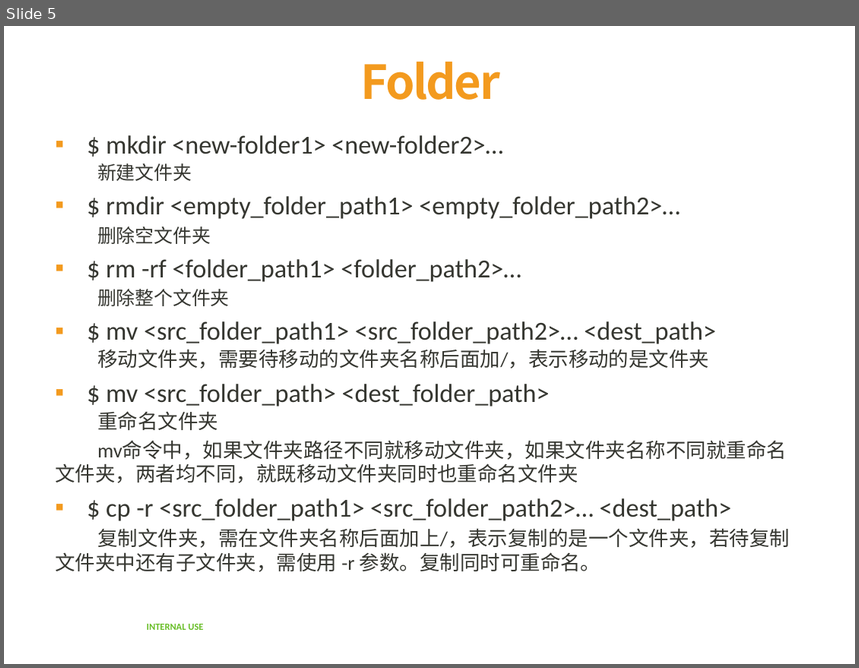
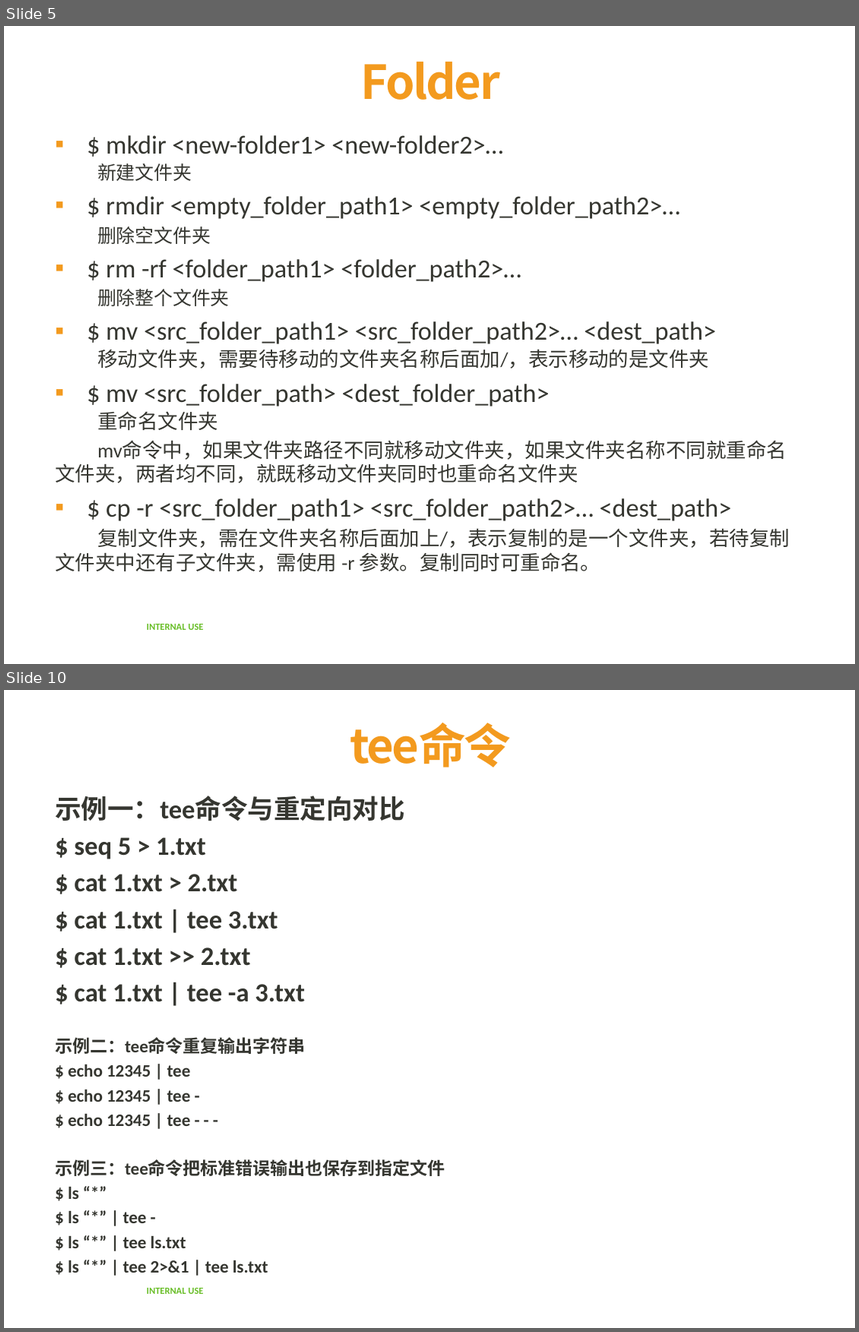
Before and after one commit to yalong0424/learning_summary, a slide deck: linux/linux_cmd.pptx. Shown one above the other, each under a label of ours: slide 5 before the commit, slides 5 and 10 after it; the slides between them are not shown. The pictures are 859x668 and 859x1332 pixels, drawn with LibreOffice and Linux fonts; fonts in the diff are those of the drawing; background and template pictures are left out. Boxes give left, top, right and bottom in pixels: in the first picture for what was removed or moved away, otherwise in the second. Text is boxed around its words. In the diff, an @@ line names an element or a change of style, - is before the commit and + after.

```diff
--- a/linux/linux_cmd.pptx
+++ b/linux/linux_cmd.pptx
@@ slide 10 added at bbox=[4, 690, 855, 1328], background #FFFFFF; not listed: 1 template element that a slide beside it also shows @@
@@ title added at bbox=[350, 723, 512, 768], 39.6 pt, text #F39A1E, bold @@
+tee命令
@@ text added at bbox=[55, 796, 445, 1273], 14.8 pt, text #353630, bold @@
+示例一：tee命令与重定向对比
+$ seq 5 > 1.txt
+$ cat 1.txt > 2.txt
+$ cat 1.txt | tee 3.txt
+$ cat 1.txt >> 2.txt
+$ cat 1.txt | tee -a 3.txt
+示例二：tee命令重复输出字符串
+$ echo 12345 | tee
+$ echo 12345 | tee -
+$ echo 12345 | tee - - -
+示例三：tee命令把标准错误输出也保存到指定文件
+$ ls “*”
+$ ls “*” | tee -
+$ ls “*” | tee ls.txt
+$ ls “*” | tee 2>&1 | tee ls.txt
```
Also in this commit, not shown: 6 other slides added, 4 slides removed.
